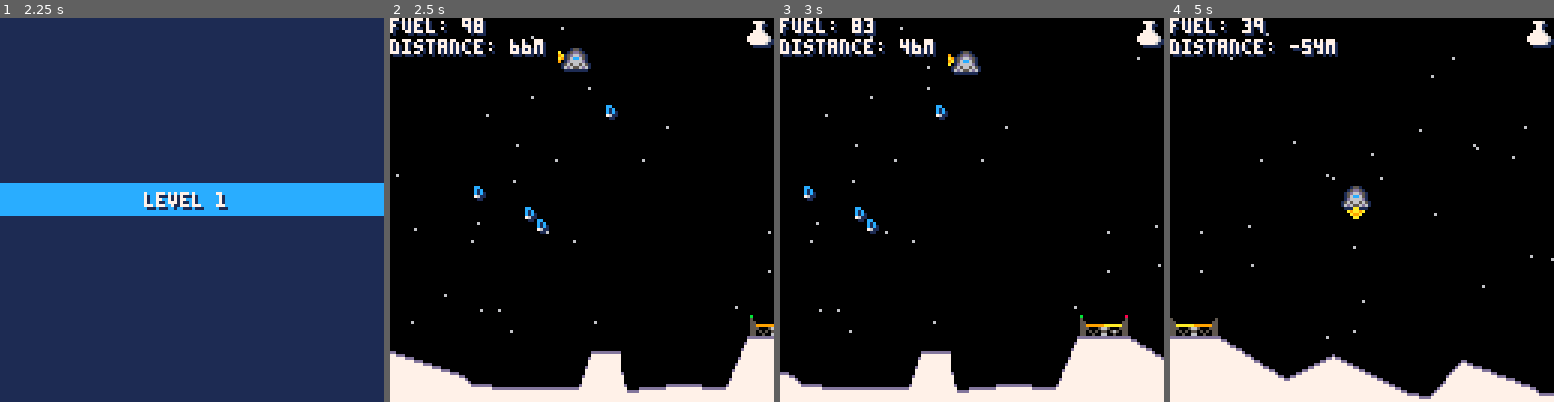
Above: before the commit, frames 1-4 (left to right).
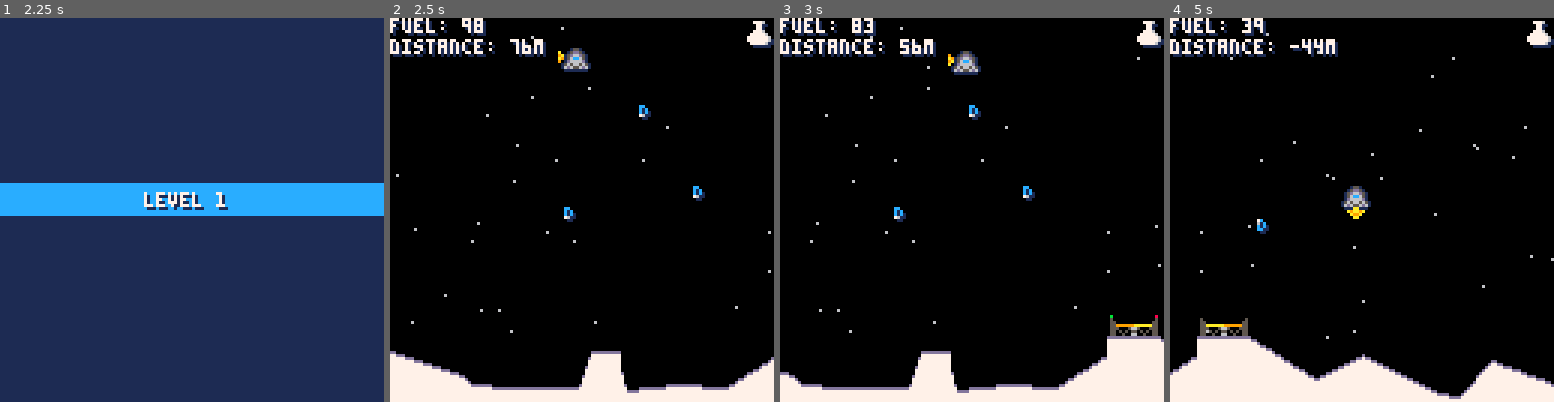
Above: after the commit, the same moments.

Repository: lewsid/moon-missions
Game: PICO-8 cartridge munlander.p8
Same seed, same stepped clock (60 frames per second), same inputs: the game is played once before the commit and once after it.
Inputs:
- Up to frame 1 (2.25 s): tap X (X key) at 0.33, 1.07, 1.85 s; hold Right 1.6-2.1 s; hold Up from 2.15 s (still down)
- Up to frame 2 (2.5 s): release Up at 2.42 s; hold Right from 2.47 s (still down)
- Up to frame 3 (3 s): keep holding Right; tap X (X key) at 2.97 s
- Up to frame 4 (5 s): release Right at 3.03 s; hold Left 3.08-3.58 s; hold Right 4.02-4.68 s; tap X (X key) at 4.08 s; hold Up from 4.73 s (still down)

Frame 1 is identical in both runs. In frame 2, 1.8% of the frame differs, in the area x 21-100%, y 5-97%; in frame 3, 2.5%; in frame 4, 4.8%, in the area x 0-100%, y 5-100%.

Commit message:
refinements

Diff:
--- a/munlander.p8
+++ b/munlander.p8
@@ -79,7 +79,6 @@
 		control_ship()
 		move_ship()
 		detect_pickup()
-		--check_end()
 	end
 end
 -->8
@@ -88,10 +87,17 @@
 function init_levels()
 	levels[1]=
 	{
-		pad_x=120,
+		pad_x=130,
 		pad_y=90,
 		pickups=4,
 		jag_rate=25
+	}
+	levels[2]=
+	{
+		pad_x=150,
+		pad_y=95,
+		pickups=4,
+		jag_rate=22
 	}
 end
 
@@ -109,12 +115,17 @@
 
 function init_pickups()
 	if(levels[level].pickups>0) then
+		--set the base x position
+		spawn_x=flr((pad.x)/levels[level].pickups)
+
+		--we spawn pickups at random
+		--intervals but not overlapping
 		for i=1,levels[level].pickups do
 			pickups[i]= {
 				sprite=pickup.sprite,
 				frame=pickup.frame,
 				frames=pickup.frames,
-				x=rnd(pad.x),
+				x=rnd(spawn_x)+((i*spawn_x)-1),
 				y=10+rnd(80),
 				width=pickup.width,
 				height=pickup.height,
@@ -338,10 +349,6 @@
 	return true
 end
 
-function check_end()
-
-end
-
 function on_pad()
 	if(ship.x>=pad.x and
 		ship.x<=pad.x+pad.width
@@ -521,7 +528,7 @@
 	end
 
 	--draw the lowest line (fills in gaps)
-	line(0,127,ship.x+127,127,7)
+	line(0,127,cam.x+127,127,7)
 end
 
 function draw_pad()
